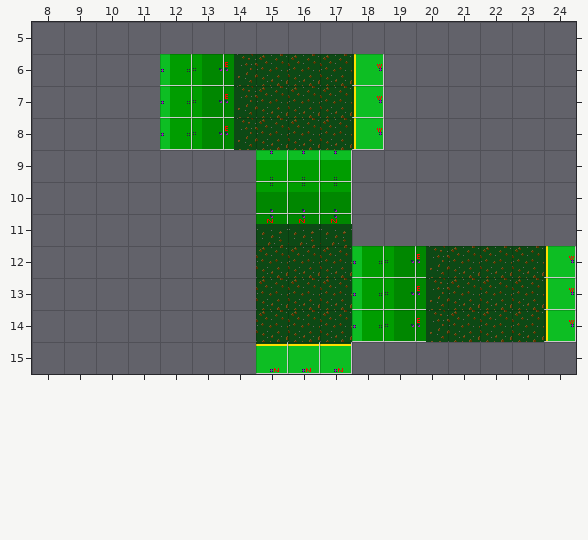
One commit to this Tiled map: bin/depth-test.tmx. The first picture shows the starting point.
Cells are 32x32 px. Shown: x 8..24, y 5..15.
And afterwards:
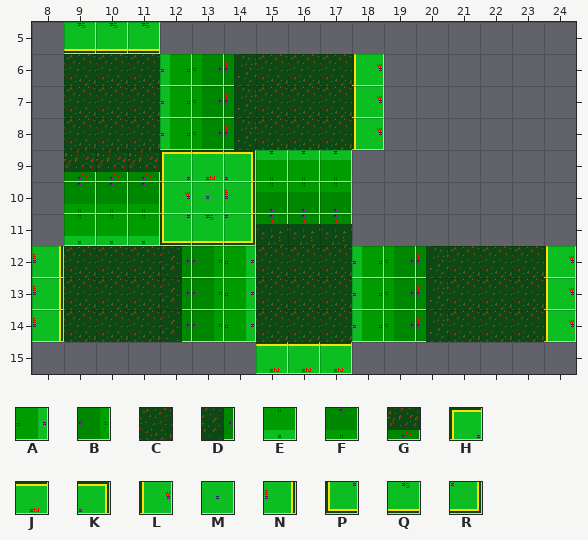
Key: from "test-tileset": A 11 "ramp", B 14 "ramp", C 16 "flat", D 17 "ramp", E 19 "ramp", F 22 "ramp", G 25 "ramp", H 27 "out-wall", J 28 "wall", K 29 "out-wall", L 36 "wall", M 37 "flat", N 38 "wall", P 45 "out-wall", Q 46 "wall", R 47 "out-wall".
_ is an empty cell.
Tiles of an added or newly shown layer are drawn over the layers below it.
From old to new:
Layer "Tile Layer 6" (now shown):
Tile C is added in rows 6 to 8 at x 9 to 11.
Tile E is added in row 11 at x 9 to 11.
Tile F is added in row 10 at x 9 to 11.
Tile G is added in row 9 at x 9 to 11.
Tile Q is added in row 5 at x 9 to 11.
Layer "Tile Layer 5" (now shown):
Tile A is added in rows 12 to 14 at x 14.
Tile B is added in rows 12 to 14 at x 13.
Tile C is added in rows 12 to 14 at x 9 to 11.
Tile D is added in rows 12 to 14 at x 12.
Tile N is added in rows 12 to 14 at x 8.
Layer "Tile Layer 4" (now shown):
Tile H is added in row 9 at x 12.
Tile J is added in row 9 at x 13.
Tile K is added in row 9 at x 14.
Tile L is added in row 10 at x 12.
Tile M is added in row 10 at x 13.
Tile N is added in row 10 at x 14.
Tile P is added in row 11 at x 12.
Tile Q is added in row 11 at x 13.
Tile R is added in row 11 at x 14.
Boxes around the changes in both pictures, in picture pixels (x1, y1, x2, y2):
added: (32, 22, 256, 342)
